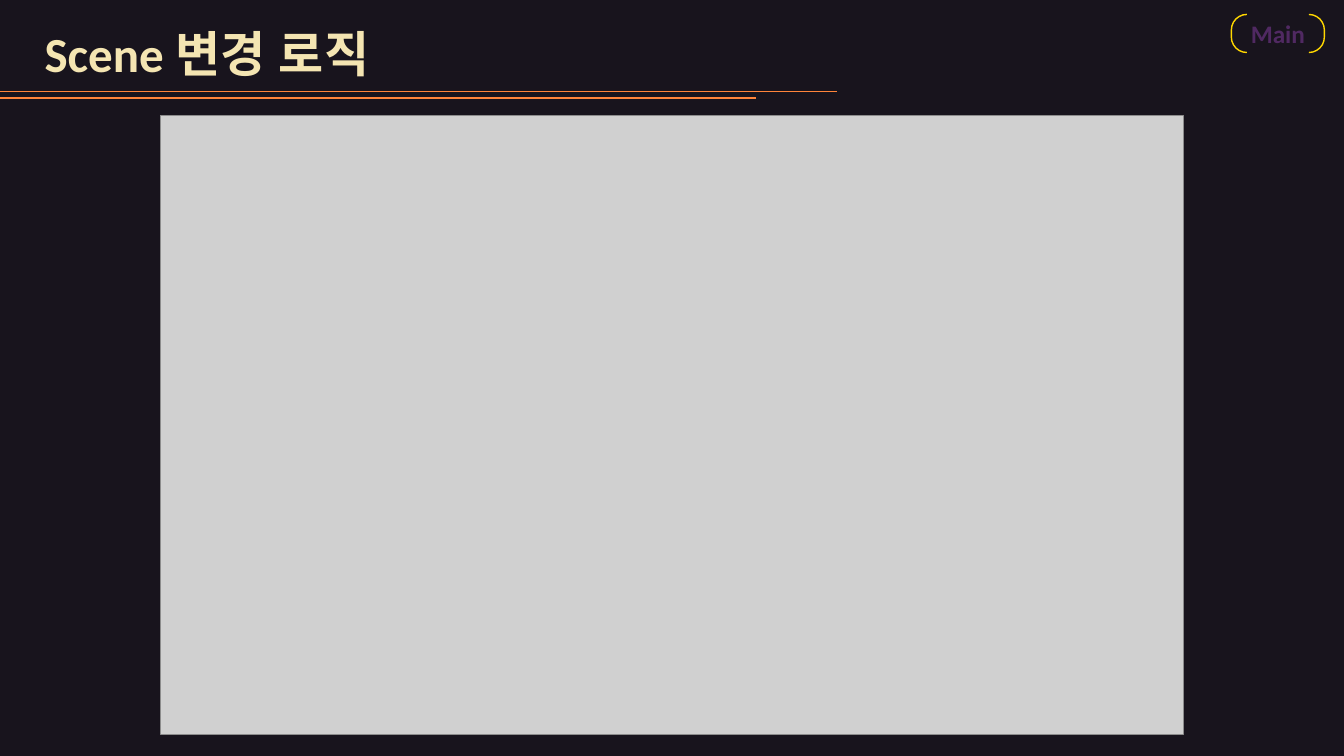
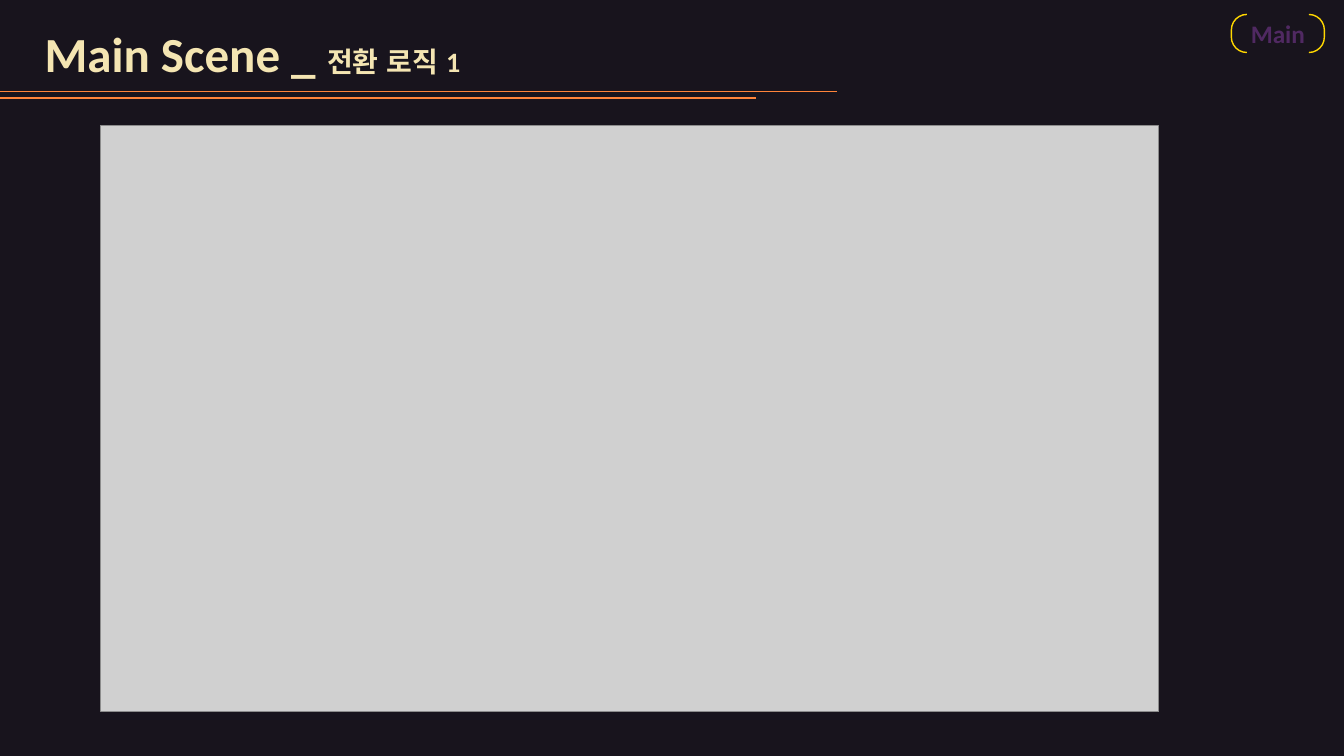
Before and after one commit to dndud3710/ProjectT, a slide deck: slide 12 of 발표자료.pptx (slide 8 before the commit). Drawn at 1344x756 pixels with LibreOffice and Linux fonts; fonts in the diff are those of the drawing; grey boxes stand for pictures. Boxes give left, top, right and bottom in pixels: in the first picture for what was removed or moved away, otherwise in the second. Text is boxed around its words. In the diff, an @@ line names an element or a change of style, - is before the commit and + after.

```diff
--- a/발표자료.pptx
+++ b/발표자료.pptx
@@ text at (45, 37, 460, 75): text changed @@
-Scene 변경 로직
+Main Scene _ 전환 로직 1
@@ picture: place and size @@
-picture at (160, 116, 1184, 735)
+picture at (101, 126, 1158, 712)
```
Also in this commit, not shown: 6 other slides changed, 8 slides added, 2 slides removed, 17 other files.
